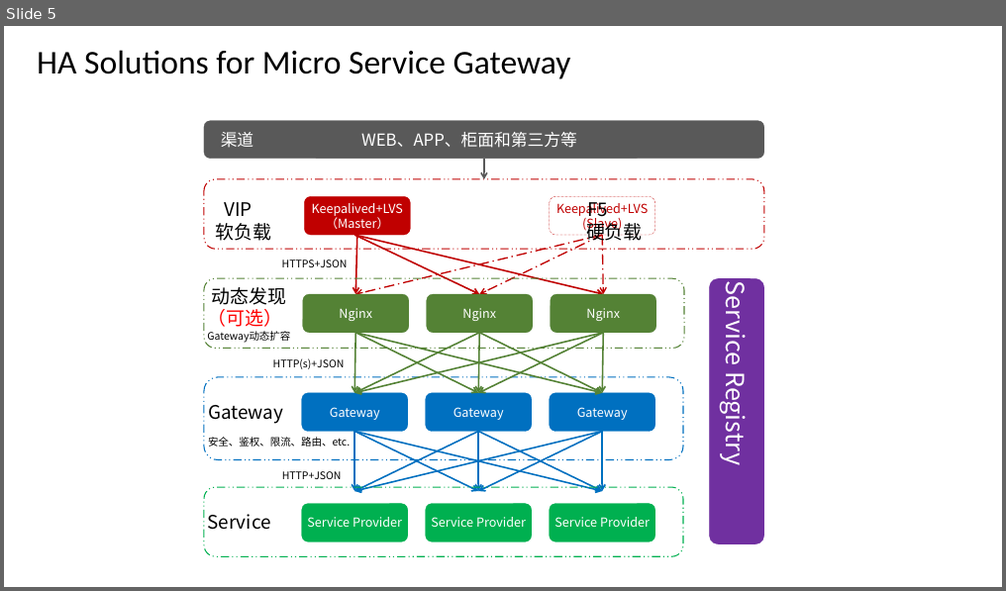
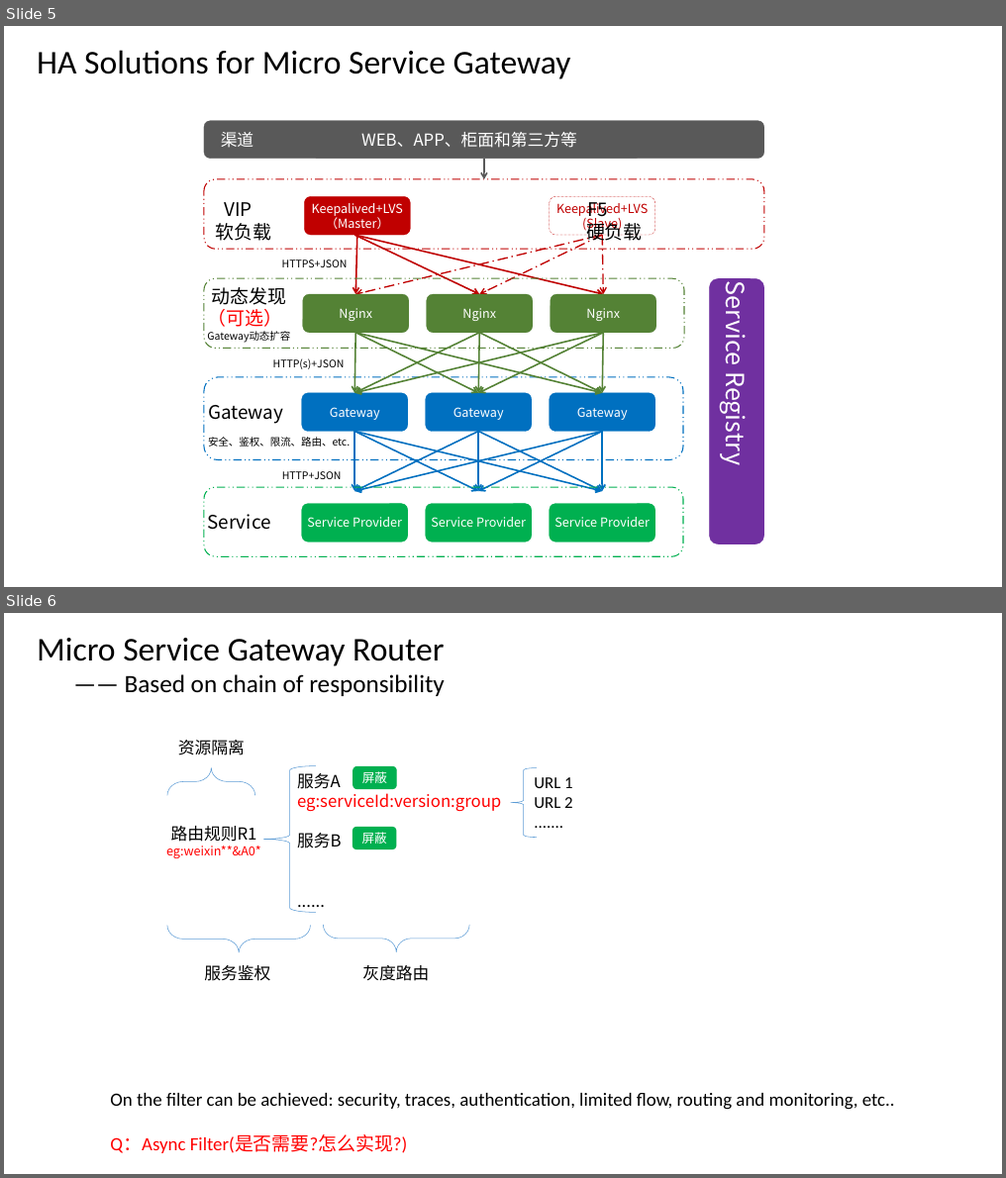
Before and after one commit to jamesyang1986/ms-gateway, a slide deck: docs/微服务网关_设计文档_V1.0.pptx. Shown one above the other, each under a label of ours: slide 5 before the commit, slides 5 and 6 after it. The pictures are 1006x591 and 1006x1178 pixels, drawn with LibreOffice and Linux fonts; fonts in the diff are those of the drawing. Boxes give left, top, right and bottom in pixels: in the first picture for what was removed or moved away, otherwise in the second. Text is boxed around its words. In the diff, an @@ line names an element or a change of style, - is before the commit and + after.

```diff
--- a/docs/微服务网关_设计文档_V1.0.pptx
+++ b/docs/微服务网关_设计文档_V1.0.pptx
@@ slide 6 added at (x1=4, y1=613, x2=1002, y2=1174), background #FFFFFF @@
@@ text added at (x1=37, y1=638, x2=445, y2=696), 24 pt, text #000000 @@
+Micro Service Gateway Router
+—— Based on chain of responsibility
@@ text added at (x1=178, y1=740, x2=245, y2=756), 16 pt, text #000000 @@
+资源隔离
@@ left brace added at (x1=167, y1=768, x2=254, y2=796), outline #5B9BD5 0.5 pt @@
@@ left brace added at (x1=263, y1=766, x2=316, y2=912), outline #5B9BD5 0.5 pt @@
@@ text added at (x1=297, y1=773, x2=501, y2=849), 16 pt, text #FF0000 @@
+服务A
+eg:serviceId:version:group
+服务B
+......
@@ rounded rectangle added at (x1=353, y1=767, x2=396, y2=789), fill #00B050, outline #00B050 1 pt, 12 pt, text #FFFFFF @@
+屏蔽
@@ left brace added at (x1=511, y1=768, x2=537, y2=838), outline #5B9BD5 0.5 pt @@
@@ text added at (x1=534, y1=777, x2=572, y2=808), 16 pt, text #000000 @@
+URL 1
+URL 2
+.......
@@ text added at (x1=166, y1=826, x2=261, y2=859), 12 pt, text #FF0000 @@
+路由规则R1
+eg:weixin**&A0*
@@ rounded rectangle added at (x1=352, y1=827, x2=395, y2=849), fill #00B050, outline #00B050 1 pt, 12 pt, text #FFFFFF @@
+屏蔽
@@ left brace added at (x1=167, y1=925, x2=310, y2=953), outline #5B9BD5 0.5 pt @@
@@ left brace added at (x1=324, y1=925, x2=469, y2=953), outline #5B9BD5 0.5 pt @@
@@ text added at (x1=204, y1=965, x2=270, y2=981), 16 pt, text #000000 @@
+服务鉴权
@@ text added at (x1=362, y1=965, x2=429, y2=981), 16 pt, text #000000 @@
+灰度路由
@@ text added at (x1=110, y1=1093, x2=895, y2=1154), 18 pt, text #000000 @@
+On the filter can be achieved: security, traces, authentication, limited flow, routing and monitoring, etc..
+Q：Async Filter(是否需要?怎么实现?)
```
